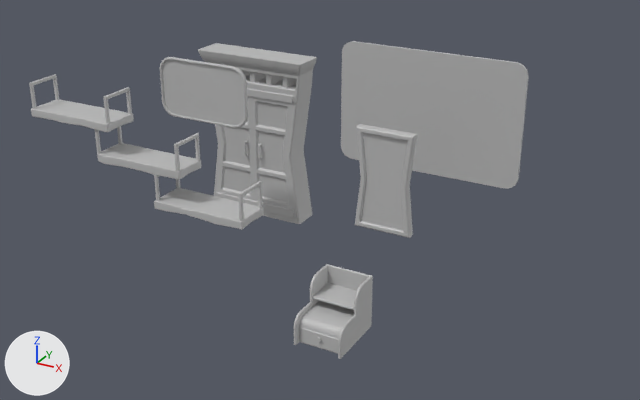
The FBX model Assets/04_Models/Chambre_Fille/Armoire_Miroir_Cadre_Nuit_Etagere.fbx as it was, and as the next commit left it.
One viewpoint serves both versions: a 50 mm camera at (3.55, -4.88, 4.25) aimed at (-0.17, 1.88, 0.87). Every picture has the same lights, and +X, +Y and +Z are marked at lower left. Where no turn or scale is listed for an object, it has been applied to the vertices.

In view in the first picture: 'Armoire_Base', 'Cadre1', 'Cadre_Mots', 'Etagere_1', 'Etagere_2', 'Etagere_3', 'Miroir', 'Porte_Droite', 'Porte_Gauche', 'Table_De_Nuit'.
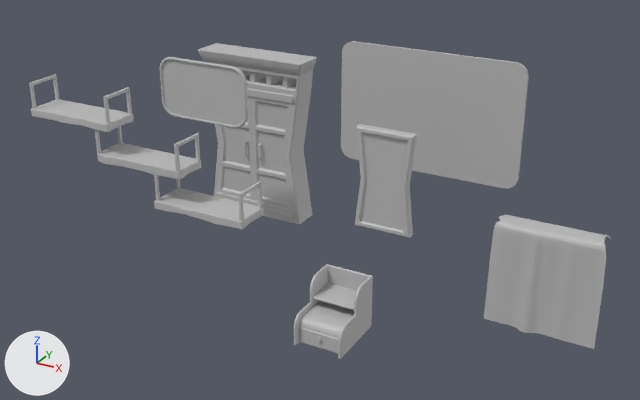
The edits, one by one:
Mesh me_mesh_011 is new.
It has 792 vertices, 790 faces and spans x -0.496..0.496, y -0.128..0.128, z 0.022..1.044.
It uses material mat_lambert1 (grey #bcbcbc).
Object 'Drap_Etagere' (ob_drap_etagere) is new; it shows me_mesh_011.
Its location is (2.0, 2.0, 0.0).

Where the change shows, as pixel boxes (x1, y1, x2, y2) in the pictures (640 x 400 px):
'Drap_Etagere', added
    after: (484, 215, 611, 349)
